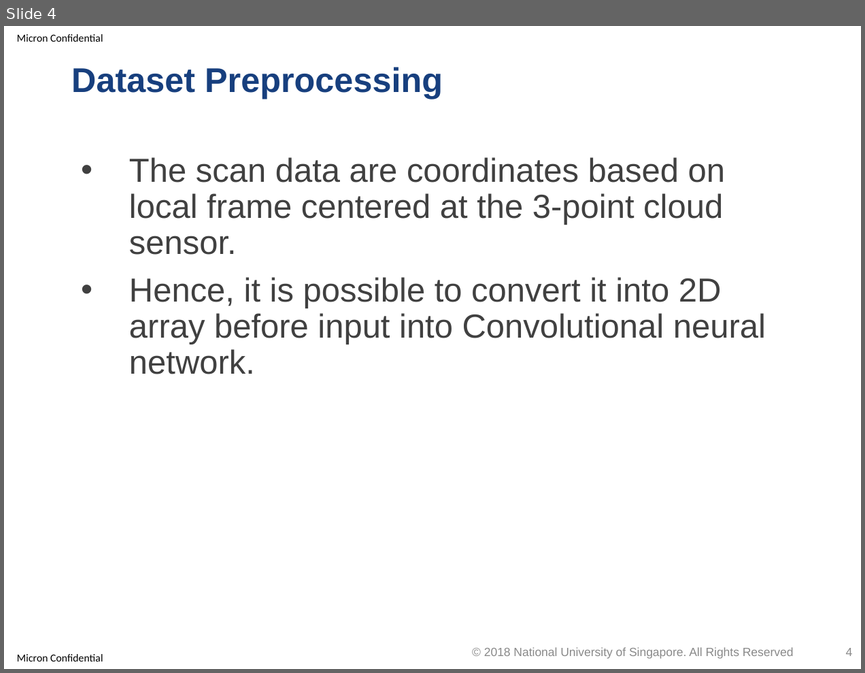
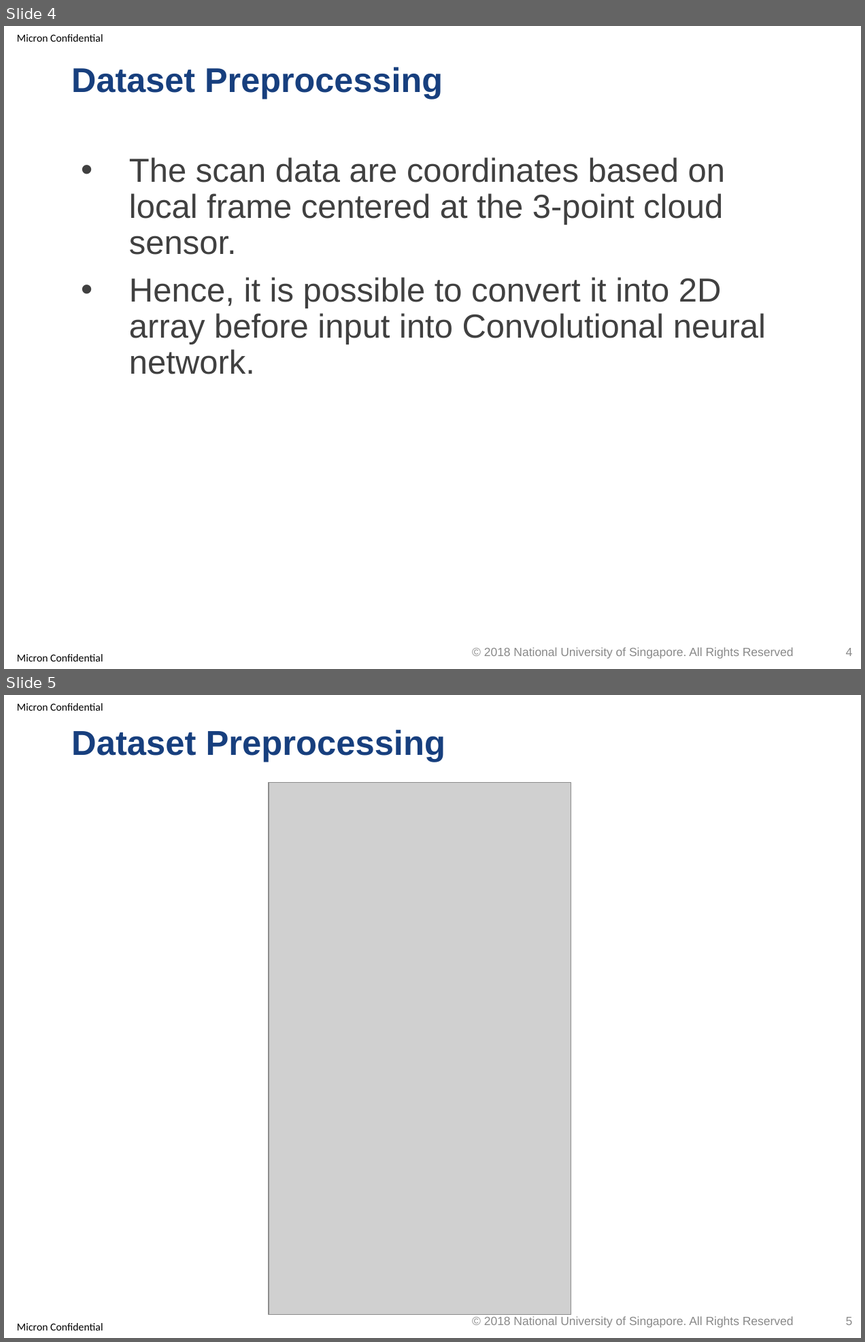
Before and after one commit to optimusium/3dscan, a slide deck: PracticeModule_Presentation.pptx. Shown one above the other, each under a label of ours: slide 4 before the commit, slides 4 and 5 after it. The pictures are 865x673 and 865x1342 pixels, drawn with LibreOffice and Linux fonts; fonts in the diff are those of the drawing; grey boxes stand for pictures; background and template pictures are left out. Boxes give left, top, right and bottom in pixels: in the first picture for what was removed or moved away, otherwise in the second. Text is boxed around its words. In the diff, an @@ line names an element or a change of style, - is before the commit and + after.

```diff
--- a/PracticeModule_Presentation.pptx
+++ b/PracticeModule_Presentation.pptx
@@ slide 5 added at (x1=4, y1=695, x2=861, y2=1338), background #FFFFFF; not listed: 2 template elements that a slide beside it also shows @@
@@ title added at (x1=71, y1=730, x2=445, y2=762), 29 pt, text #173F7E, bold @@
+Dataset Preprocessing
@@ picture added at (x1=269, y1=783, x2=571, y2=1314) @@
@@ text added at (x1=484, y1=1316, x2=793, y2=1327), 10 pt, text #898989 @@
+© 2018 National University of Singapore. All Rights Reserved
@@ page number added at (x1=846, y1=1317, x2=853, y2=1325), 10 pt, text #8C8C8C @@
+5
```
Also in this commit, not shown: 4 slides changed, 1 other file.
